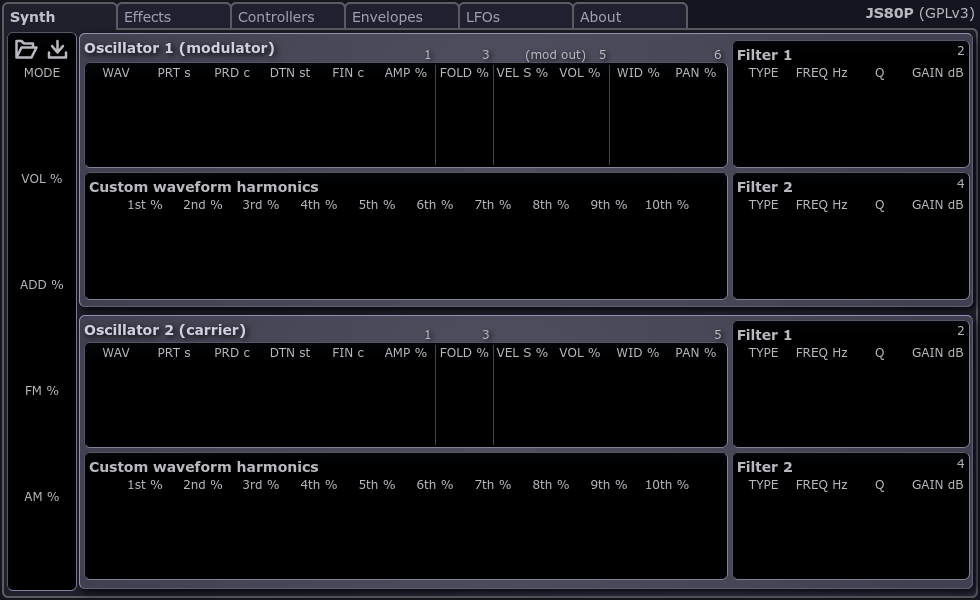
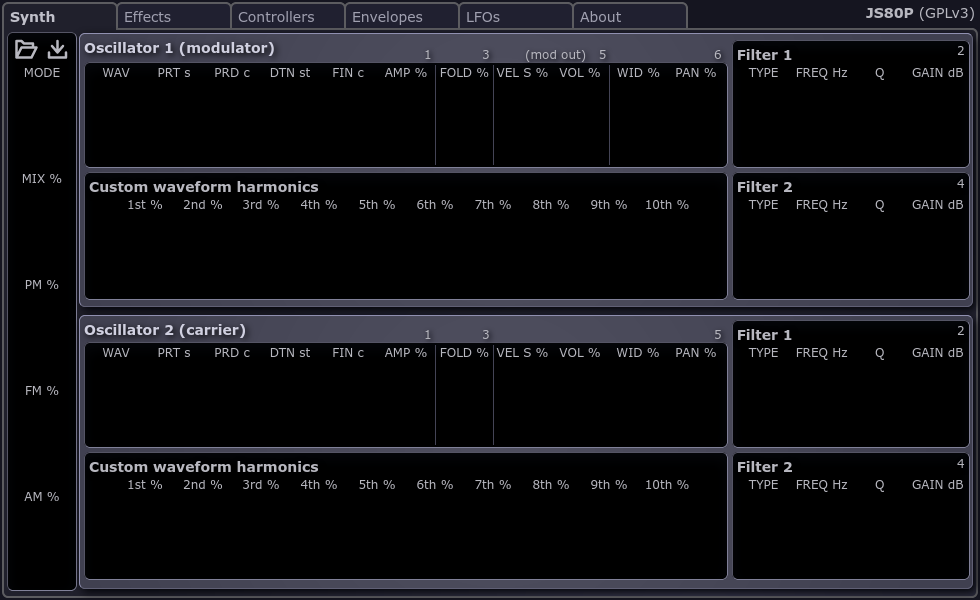
Comparing the layer stacks of the two 980px x 600px images. Changes:
painted on "synth" over [20, 174, 64, 289]
painted on "lfos" over [20, 174, 64, 289]
